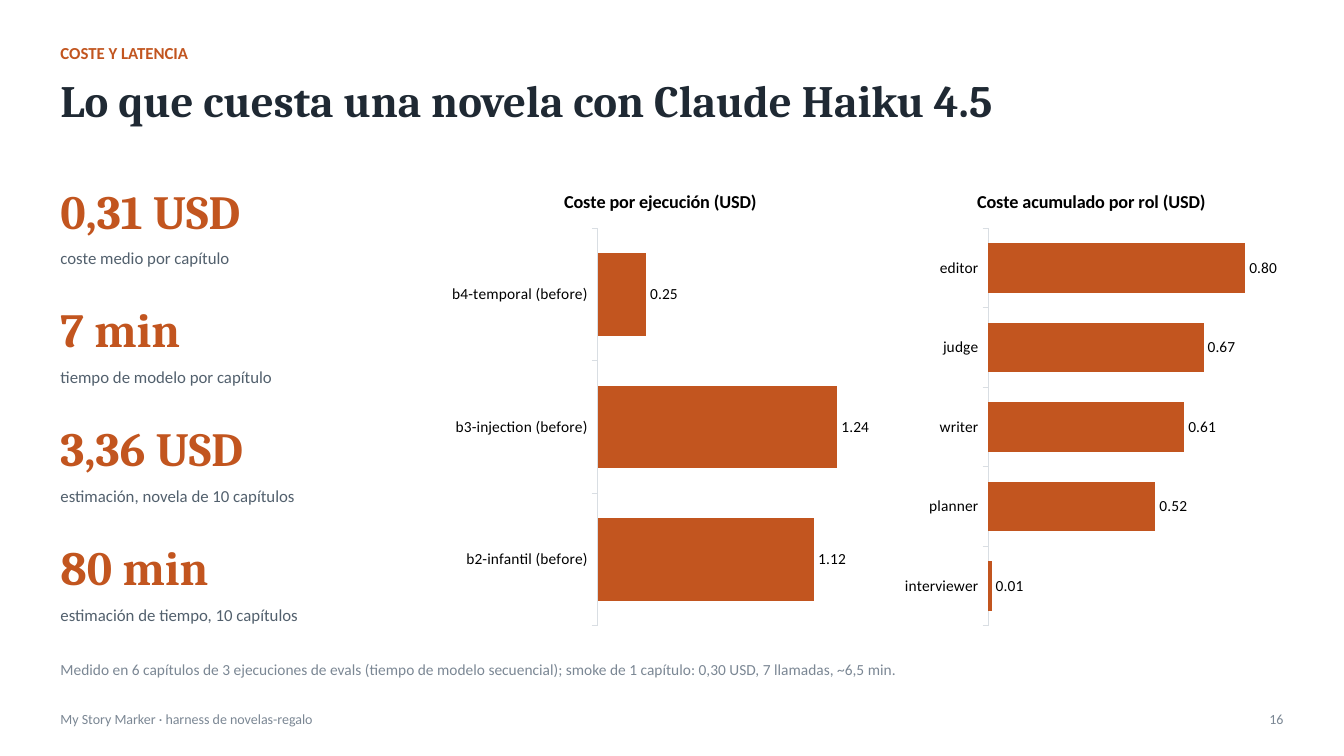
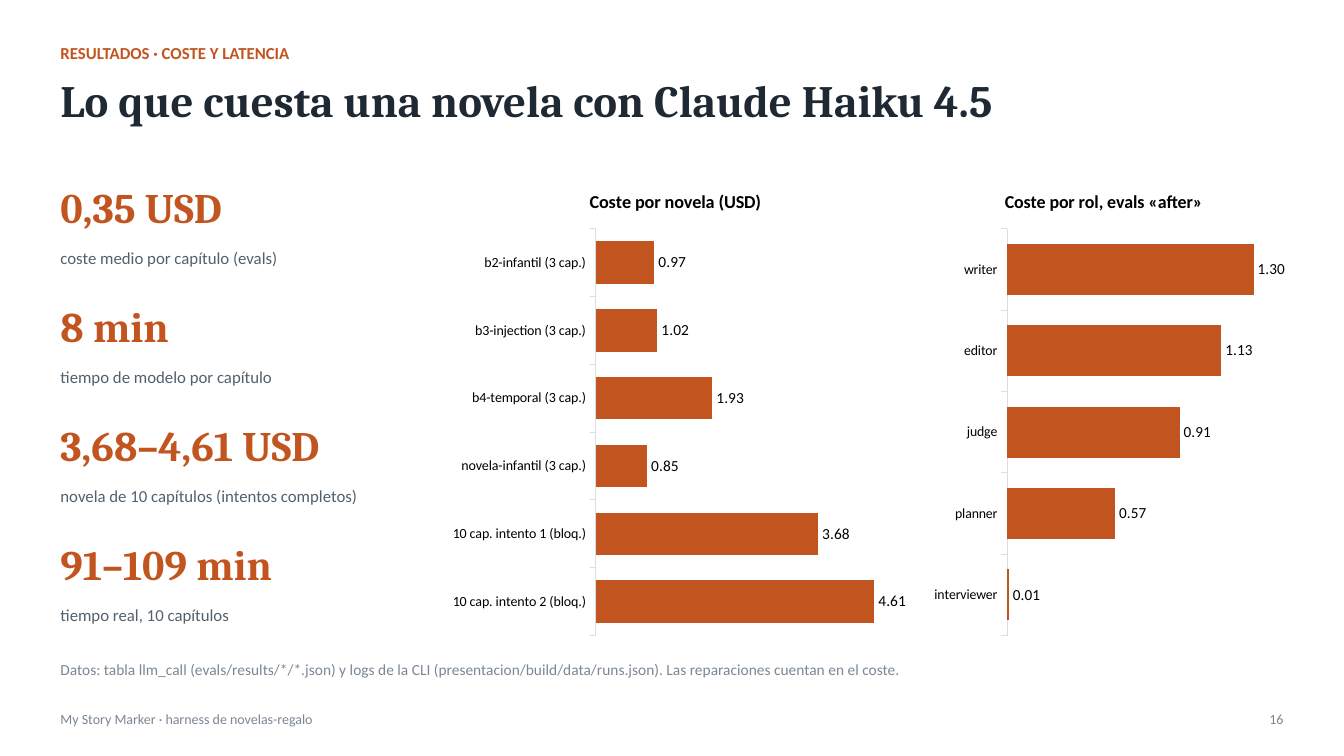
Before and after one commit to ignacio-hurtado-qaracter/My-Story-Marker, a slide deck: slide 16 of presentacion/presentacion.pptx. Drawn at 1344x756 pixels with LibreOffice and Linux fonts; fonts in the diff are those of the drawing. Boxes give left, top, right and bottom in pixels: in the first picture for what was removed or moved away, otherwise in the second. Text is boxed around its words. In the diff, an @@ line names an element or a change of style, - is before the commit and + after.

```diff
--- a/presentacion/presentacion.pptx
+++ b/presentacion/presentacion.pptx
@@ text at (x1=60, y1=48, x2=289, y2=59): text changed @@
-COSTE Y LATENCIA
+RESULTADOS · COSTE Y LATENCIA
@@ bar chart at (x1=444, y1=171, x2=907, y2=645) @@
@@ title "Coste por ejecución (USD)" to "Coste por novela (USD)" @@
-categories: b2-infantil (before), b3-injection (before), b4-temporal (before)
+categories: 10 cap. intento 2 (bloq.), 10 cap. intento 1 (bloq.), novela-infantil (3 cap.), b4-temporal (3 cap.), b3-injection (3 cap.), b2-infantil (3 cap.)
-Series 1: 1.12, 1.24, 0.25
+Series 1: 4.61, 3.68, 0.85, 1.93, 1.02, 0.97
@@ category axis changed @@
@@ bar chart resized from (x1=444, y1=171, x2=877, y2=635) to (x1=444, y1=171, x2=907, y2=645) @@
@@ bar chart at (x1=928, y1=171, x2=1286, y2=645) @@
@@ title "Coste acumulado por rol (USD)" to "Coste por rol, evals «after»" @@
-categories: interviewer, planner, writer, judge, editor
+categories: interviewer, planner, judge, editor, writer
-Series 1: 0.01, 0.52, 0.61, 0.67, 0.8
+Series 1: 0.01, 0.57, 0.91, 1.13, 1.3
@@ category axis changed @@
@@ bar chart resized from (x1=897, y1=171, x2=1286, y2=635) to (x1=928, y1=171, x2=1286, y2=645) @@
@@ text at (x1=60, y1=194, x2=222, y2=229): text changed; size 34 to 30 pt @@
-0,31 USD
+0,35 USD
@@ text at (x1=60, y1=252, x2=277, y2=267): text changed @@
-coste medio por capítulo
+coste medio por capítulo (evals)
@@ text at (x1=60, y1=313, x2=169, y2=343): text changed; size 34 to 30 pt @@
-7 min
+8 min
@@ text at (x1=60, y1=432, x2=319, y2=467): text changed; size 34 to 30 pt @@
-3,36 USD
+3,68–4,61 USD
@@ text at (x1=60, y1=490, x2=357, y2=505): text changed @@
-estimación, novela de 10 capítulos
+novela de 10 capítulos (intentos completos)
@@ text at (x1=60, y1=551, x2=272, y2=581): text changed; size 34 to 30 pt @@
-80 min
+91–109 min
@@ text at (x1=60, y1=609, x2=229, y2=624): text changed @@
-estimación de tiempo, 10 capítulos
+tiempo real, 10 capítulos
@@ text at (x1=60, y1=664, x2=899, y2=678): text changed @@
-Medido en 6 capítulos de 3 ejecuciones de evals (tiempo de modelo secuencial); smoke de 1 capítulo: 0,30 USD, 7 llamadas, ~6,5 min.
+Datos: tabla llm_call (evals/results/*/*.json) y logs de la CLI (presentacion/build/data/runs.json). Las reparaciones cuentan en el coste.
```
Also in this commit, not shown: 13 other slides changed, 5 slides added, 4 slides removed, 23 other files.
